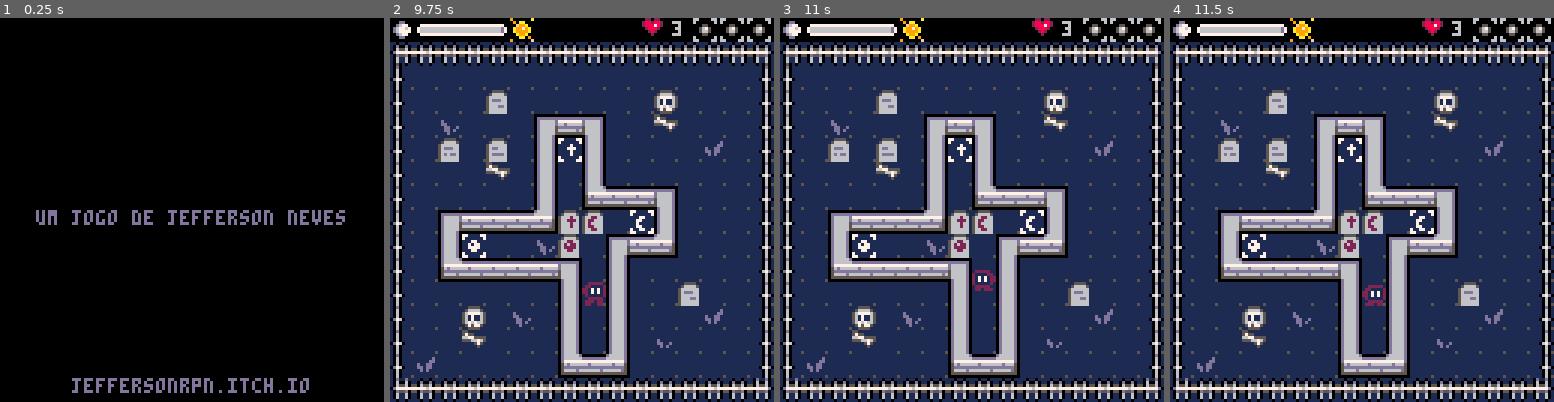
Above: before the commit, frames 1-4 (left to right).
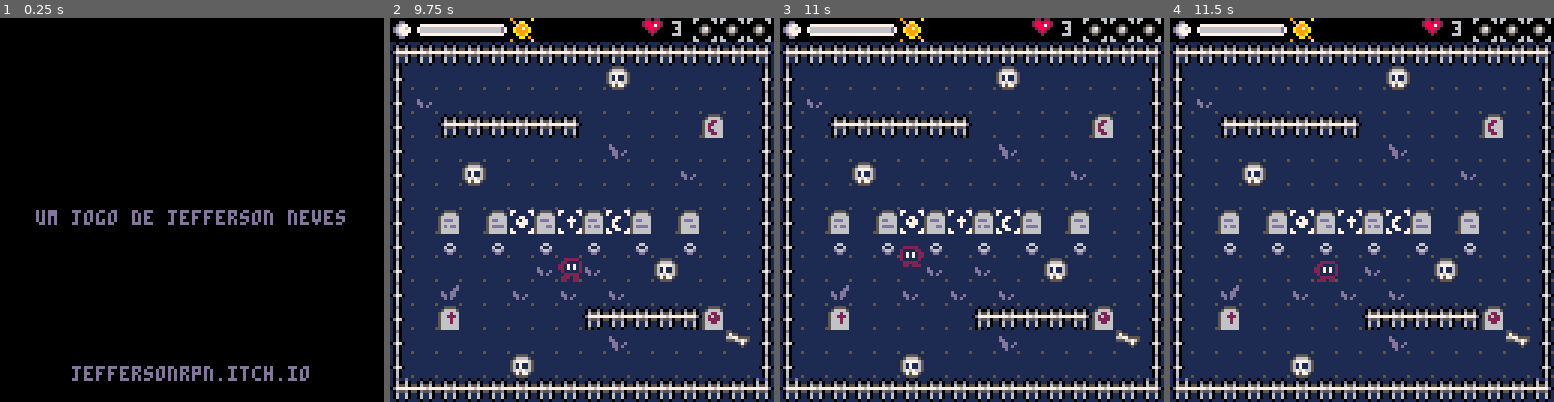
Above: after the commit, the same moments.

Repository: jeffersonrpn/turno-da-meia-noite
Game: PICO-8 cartridge midnightshift.p8
Same seed, same stepped clock (60 frames per second), same inputs: the game is played once before the commit and once after it.
Inputs:
- Up to frame 1 (0.25 s): no input
- Up to frame 2 (9.75 s): tap X (X key) at 0.33, 1.07, 1.85, 2.97, 4.08, 5.2, 6.32, 7.43, 8.55, 9.67 s; tap O (Z key) at 0.7, 1.7, 2.1, 2.5, 2.9, 3.3, 3.7, 4.1, 4.5, 4.9, 5.3, 5.7, 6.1, 6.5, 6.9, 7.3, 7.7, 8.1, 8.5, 8.9, 9.3, 9.7 s; hold Right 1.6-2.1 s; hold Up 2.15-2.42 s; hold Right 2.47-3.03 s; hold Left 3.08-3.58 s; hold Down 3.63-3.97 s; hold Right 4.02-4.68 s; hold Up 4.73-5.03 s; hold Left 5.08-5.68 s; hold Down 5.73-6.03 s; hold Right 6.08-6.58 s; hold Right 6.63-7.13 s; hold Up 7.18-7.45 s; hold Right 7.5-8.07 s; hold Left 8.12-8.62 s; hold Down 8.67-9 s; hold Right 9.05-9.72 s
- Up to frame 3 (11 s): hold Up 9.77-10.07 s; tap O (Z key) at 10.1, 10.5, 10.9 s; hold Left 10.12-10.72 s; hold Down from 10.77 s (still down); tap X (X key) at 10.78 s
- Up to frame 4 (11.5 s): release Down at 11.07 s; hold Right from 11.12 s (still down); tap O (Z key) at 11.3 s

The runs differ from the first frame. In frame 1, 1.7% of the frame differs, in the area x 18-81%, y 90-98%; in frame 2, 24%; in frame 3, 24%, in the area x 7-94%, y 12-94%; in frame 4, 24%.

Commit message:
Cria 5 fases e ajusta gameover

Diff:
--- a/midnightshift.p8
+++ b/midnightshift.p8
@@ -86,11 +86,50 @@
     p_x = 8,
     p_y = 12,
     time = 30,
-    ghosts = 3,
+    ghosts = 10,
     tombs = {
       {7,10,18, 5},
       {10,13,19, 6},
       {8,5,20, 7}
+    }
+  },
+  {
+    map_x = 32,
+    map_y = 0,
+    p_x = 8,
+    p_y = 7,
+    time = 30,
+    ghosts = 12,
+    tombs = {
+      {10,12,18, 5},
+      {2,7,19, 6},
+      {6,5,20, 7}
+    }
+  },
+  {
+    map_x = 48,
+    map_y = 0,
+    p_x = 8,
+    p_y = 2,
+    time = 30,
+    ghosts = 12,
+    tombs = {
+      {10,9,18, 5},
+      {3,7,19, 6},
+      {12,4,20, 7}
+    }
+  },
+  {
+    map_x = 64,
+    map_y = 0,
+    p_x = 7,
+    p_y = 10,
+    time = 30,
+    ghosts = 12,
+    tombs = {
+      {13,12,18, 5},
+      {2,12,19, 6},
+      {13,4,20, 7}
     }
   }
 }
@@ -525,7 +564,7 @@
   if idx > 14 then idx = 14 end
 
   print_center("um jogo de jefferson neves", 64, fade_table[idx])
-  print_center("jeffersonrpn.itch.io", 120, fade_table[idx])
+  print_center("jeffersonrpn.itch.io", 116, fade_table[idx])
 end
 
 function menu_update()
@@ -700,7 +739,7 @@
 function reset_run()
   p_lives = 3
   total_time = 0
-  current_level = 1
+  current_level = 5
  	final_level = #levels
 end
 
@@ -809,13 +848,18 @@
 
 function gameover_init()
   gameover_t = 0
+  gameover_wait = 500
   set_state(gameover_update, gameover_draw)
 end
 
 function gameover_update()
   gameover_t += 1
-
-  if gameover_t > 500 and (btnp(5) or btnp(6)) then
+  if p_lives > 0 then
+    gameover_wait = 200
+  else
+    gameover_wait = 60
+  end
+  if gameover_t > gameover_wait and (btnp(5) or btnp(6)) then
     menu_init()
   end
 end
@@ -823,17 +867,31 @@
 function gameover_draw()
   cls(0)
   if p_lives > 0 then
-	  draw_frame(1, 4, 14, 7, 1, 44)
-	  draw_text("mais uma noite, mais uma labuta.", 1, 4, 14, 6)
-	  draw_text("sob sua pa vigilante, nenhum morto voltou.", 1, 6, 14, 6)
-	  draw_text("e os vivos dormem em paz.", 1, 8, 14, 6)
-	  draw_text("", 1, 6, 14, 6)
-
-	  if gameover_t > 500 then
-			  draw_spr(get_frame(o_ani, 12, 0), 96, 76)
-		 	 print("/", 105, 78, 6)
-			  draw_spr(get_frame(x_ani, 12, 0), 110, 76)
-			end
+		  draw_frame(1, 2, 14, 8, 13, 16)
+		  draw_text("mais uma noite, mais uma labuta.", 1, 2, 14, 7)
+		  draw_text("sob sua pa vigilante, nenhum morto voltou.", 1, 4, 14, 7)
+		  draw_text("e os vivos dormem em paz.", 1, 7, 14, 7)
+		  draw_text("", 1, 6, 14, 6)
+
+		  draw_frame(1, 12, 14, 2, 13, 16)
+		  print("tempo de jogo:"..total_time, 16, 102, 7)
+
+		  if gameover_t > gameover_wait then
+				  draw_spr(get_frame(o_ani, 12, 0), 96, 70)
+			 	 print("/", 105, 72, 7)
+				  draw_spr(get_frame(x_ani, 12, 0), 110, 70)
+				end
+		else
+		  draw_frame(1, 4, 14, 7, 1, 44)
+		  draw_text("nem toda dedicacao pode deter o retorno dos que deveriam descansar.", 1, 4, 14, 6)
+		  draw_text("a escuridao venceu dessa vez.", 1, 8, 14, 6)
+		  draw_text("", 1, 6, 14, 6)
+
+		  if gameover_t > gameover_wait then
+				  draw_spr(get_frame(o_ani, 12, 0), 96, 76)
+			 	 print("/", 105, 78, 6)
+				  draw_spr(get_frame(x_ani, 12, 0), 110, 76)
+				end
   end
 end
 -->8
@@ -1105,19 +1163,19 @@
 __map__
 0000000000000000000000000000000000000000000000000000000000000000000000000000000000000000000000000000000000000000000000000000000000000000000000000000000000000000000000000000000000000000000000000000000000000000000000000000000000000000000000000000000000000000
 4446464646464646464646464646464544464646464646464646464646464645444646464646464646464646464646454446464646464646464646464646464544464646464646464646464646464645000000000000000000000000000000000000000000000000000000000000000000000000000000000000000000000000
-5401010101010101010101010101015554010101010101010101010101010155540101010101010101010101010101555401010101010101010101010101015554010101010101010101010101010155000000000000000000000000000000000000000000000000000000000000000000000000000000000000000000000000
-54010101190101010101010f0101015554010601010101010101010101030155540101010101570101010101010101555401010101015701010101010101015554010101010157010101010101010155000000000000000000000000000000000000000000000000000000000000000000000000000000000000000000000000
-54010401010148494a01011f01010155540601444646464501010101010101555401011901015a0101010101012801555401011901015a0101010101012801555401011901015a010101010101280155000000000000000000000000000000000000000000000000000000000000000000000000000000000000000000000000
-5401280129015a165a010101010301555401010115010101010f0101010101555401010601016a0101010101010401555401010601016a0101010101010401555401010601016a010101010101040155000000000000000000000000000000000000000000000000000000000000000000000000000000000000000000000000
-540101011f015a015a010101010101555401010101010101011f010101010155540101010101010101011501010101555401010101010101010115010101015554010101010101010101150101010155000000000000000000000000000000000000000000000000000000000000000000000000000000000000000000000000
-5401010101015a016849494a0101015554010101012801010158010101010155540137010101015701010101010101555401370101010157010101010101015554013701010101570101010101010155000000000000000000000000000000000000000000000000000000000000000000000000000000000000000000000000
-5401484949496a010601175a010101555401010f010101010158011601010155540101010116015a0101010101010155540101010116015a0101010101010155540101010116015a0101010101010155000000000000000000000000000000000000000000000000000000000000000000000000000000000000000000000000
-54015815010104010148496a0101015554010101010101010158010101190155540101010101016a0101370101010155540101010101016a0101370101010155540101010101016a0101370101010155000000000000000000000000000000000000000000000000000000000000000000000000000000000000000000000000
-540168494949494a015a01010101015554010101010117010158370101010155540101010101015757570101170101555401010101010157575701011701015554010101010101575757010117010155000000000000000000000000000000000000000000000000000000000000000000000000000000000000000000000000
-540101010101015a015a01011901015554030164464646010168694c010101555401011f0101016768690101010101555401011f0101016768690101010101555401011f010101676869010101010155000000000000000000000000000000000000000000000000000000000000000000000000000000000000000000000000
-5401010f0104015a015a01010103015554010101010101010101010101010155540119010103010101010106010101555401190101030101010101060101015554011901010301010101010601010155000000000000000000000000000000000000000000000000000000000000000000000000000000000000000000000000
-5401011f0101015a015a01050101015554010101010101010101010101030155540101010101010101010101010301555401010101010101010101010103015554010101010101010101010101030155000000000000000000000000000000000000000000000000000000000000000000000000000000000000000000000000
-5403010101010168496a01010101015554010101013601010101010101010155543701010101010101010101010101555437010101010101010101010101015554370101010101010101010101010155000000000000000000000000000000000000000000000000000000000000000000000000000000000000000000000000
+540101010101010101010101010101555401010101010101010101010101015554484949494949494949494949494a55540f01010101010101010101012801555401010101010101010f010101010155000000000000000000000000000000000000000000000000000000000000000000000000000000000000000000000000
+54010101190101010101010f0101015554010601010101010101010101030155545815050101010101010101010f5a55541f010101010101010101010101015554050101010101010101010101010155000000000000000000000000000000000000000000000000000000000000000000000000000000000000000000000000
+54010401010148494a01011f01010155540601444646464501010101010101555468694c010101010101010301015a5554010101010101050101010101010355540144464646464501010101010f0155000000000000000000000000000000000000000000000000000000000000000000000000000000000000000000000000
+5401280129015a165a010101010301555401010115010101010f01010101015554010101010101010101290101015a555401011501010101010101010101015554010101010101010104010101010155000000000000000000000000000000000000000000000000000000000000000000000000000000000000000000000000
+540101011f015a015a010101010101555401010101010101011f01010101015554010101010401010101010101015a55540107080901010101010101010129555401010f010101010101010105010155000000000000000000000000000000000000000000000000000000000000000000000000000000000000000000000000
+5401010101015a016849494a010101555401010101280101015801010101015554010101010101010101010101165a555401010101010101010101160101015554010101010101010101010101010155000000000000000000000000000000000000000000000000000000000000000000000000000000000000000000000000
+5401484949496a010601175a010101555401010f01010101015801160101015554010101010101010101014b69696a555401040101010101070808080808095554012801291519162817290119010155000000000000000000000000000000000000000000000000000000000000000000000000000000000000000000000000
+54015815010104010148496a0101015554010101010101010158010101190155540f01014446450105010101010101555401010101010101010101050101015554010601060106010601060106010155000000000000000000000000000000000000000000000000000000000000000000000000000000000000000000000000
+540168494949494a015a01010101015554010101010117010158370101010155540101010101010101010101010301555428010101010101010101010f01015554010101010105010501010f01010155000000000000000000000000000000000000000000000000000000000000000000000000000000000000000000000000
+540101010101015a015a01011901015554030164464646010168694c0101015554015417010101010101010f010101555401010101010101030101010101015554010301010501050105010101010155000000000000000000000000000000000000000000000000000000000000000000000000000000000000000000000000
+5401010f0104015a015a0101010301555401010101010101010101010101015554016446464646010105011f010101555401011701010101010101010101045554010101010101014446464645010155000000000000000000000000000000000000000000000000000000000000000000000000000000000000000000000000
+5401011f0101015a015a01050101015554010101010101010101010101030155540101280101010101010101010101555401070808080808080808080809015554010101010101010104010101011f55000000000000000000000000000000000000000000000000000000000000000000000000000000000000000000000000
+5403010101010168496a01010101015554010101013601010101010101010155540101010128010101010101010101555401010501010101010101010101015554010101010f01010101010101010155000000000000000000000000000000000000000000000000000000000000000000000000000000000000000000000000
 6446464646464646464646464646466564464646464646464646464646464665644646464646464646464646464646656446464646464646464646464646466564464646464646464646464646464665000000000000000000000000000000000000000000000000000000000000000000000000000000000000000000000000
 0000000000000000000000000000000000000000000000000000000000000000000000000000000000000000000000000000000000000000000000000000000000000000000000000000000000000000000000000000000000000000000000000000000000000000000000000000000000000000000000000000000000000000
 0000000000000000000000000000000000000000000000000000000000000000000000000000000000000000000000000000000000000000000000000000000000000000000000000000000000000000000000000000000000000000000000000000000000000000000000000000000000000000000000000000000000000000
